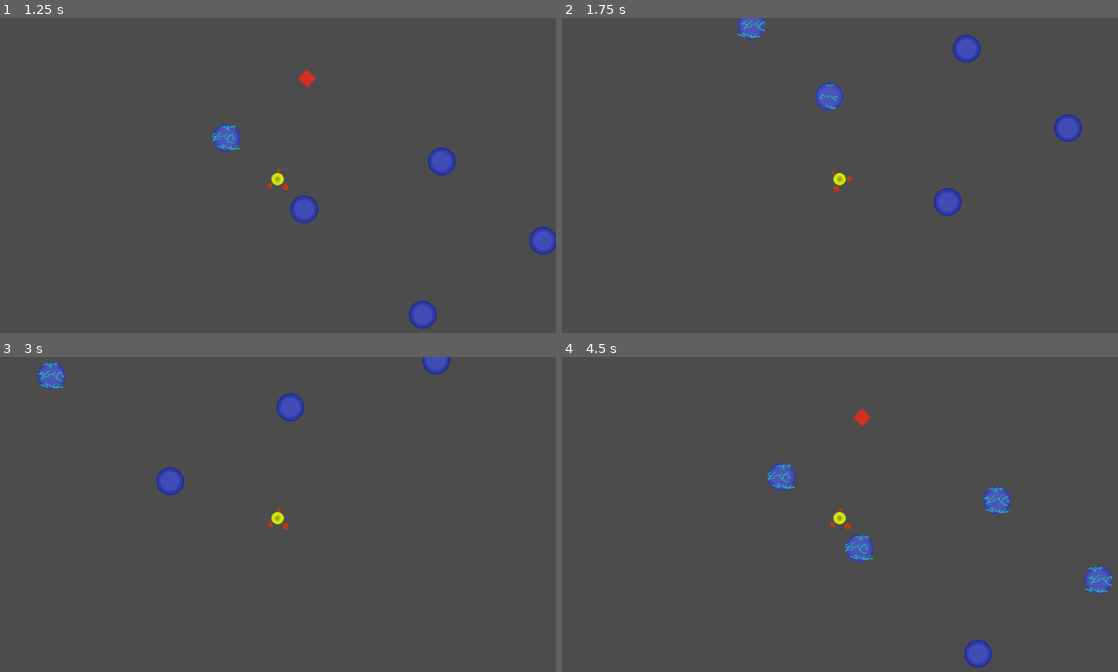
Above: before the commit, frames 1-4 (two rows, left to right).
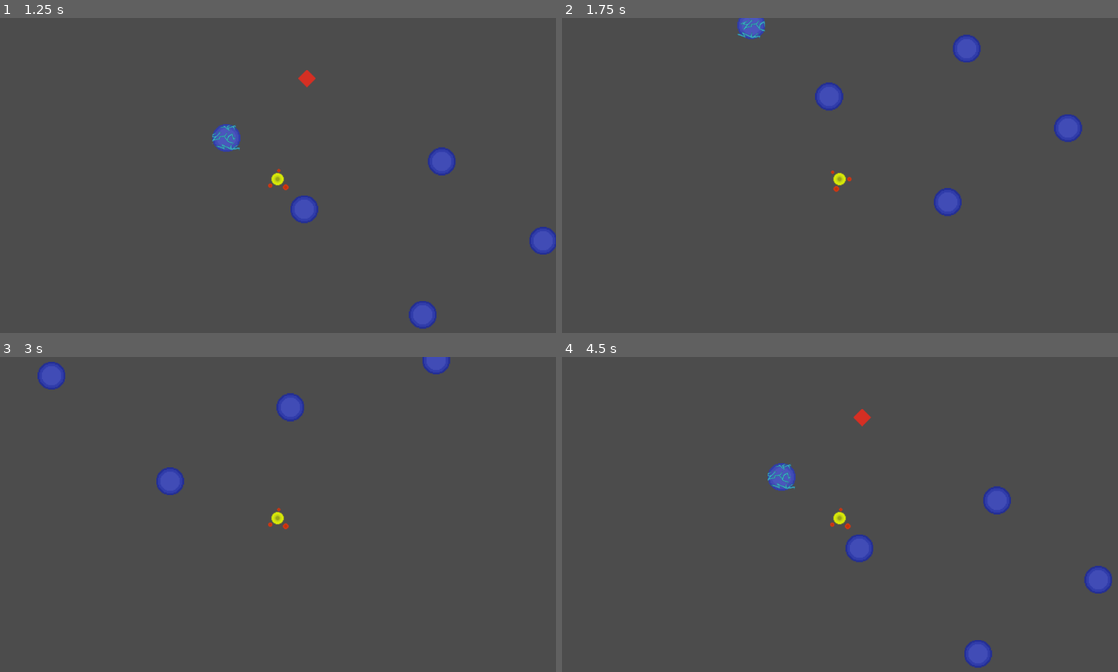
Above: after the commit, the same moments.

Repository: agusmao/connection
Game: Godot game, scene res://Levels/LevelTemplate.tscn
The game is run twice, just before and just after one commit, with the same random seed, the same clock (stepped at 60 frames per second) and the same inputs.
Inputs:
- Up to frame 1 (1.25 s): hold Right (ui_right) from 0.53 s (still down)
- Up to frame 2 (1.75 s): release Right (ui_right) at 1.28 s; hold Down (ui_down) from 1.28 s (still down)
- Up to frame 3 (3 s): release Down (ui_down) at 2.03 s; hold Right (ui_right) 2.03-2.78 s; hold Up (ui_up) from 2.78 s (still down)
- Up to frame 4 (4.5 s): release Up (ui_up) at 3.53 s; hold Left (ui_left) from 3.53 s (still down)

Frame 1 is identical in both runs. In frame 2, less than 0.1% of the frame differs, in the area x 46-50%, y 20-30%; in frame 3, 0.1%; in frame 4, 0.4%, in the area x 51-99%, y 41-75%.

Commit message:
Improving node state management

Diff:
--- a/Items/NormalNode.gd
+++ b/Items/NormalNode.gd
@@ -2,9 +2,8 @@
 
 var isConnected = false
 
-func _on_ConnectionNode_body_entered(body):
-	get_tree().call_group("GameController", "addConnection", self, ConnectionTypes.NORMAL)
-	isConnected = !isConnected
+func toggleConnection(toggle):
+	isConnected = toggle
 	if isConnected == true:
 		$AnimatedSprite.play("boot")
 		$BlipSound.play()
@@ -12,6 +11,8 @@
 		$AnimatedSprite.play("deactivating")
 		$Shutdown.play()
 
+func _on_ConnectionNode_body_entered(body):
+	get_tree().call_group("GameController", "addConnection", self, ConnectionTypes.NORMAL)
 
 func _on_AnimatedSprite_animation_finished() -> void:
 	if $AnimatedSprite.animation == "boot":
--- a/Levels/LevelTemplate.gd
+++ b/Levels/LevelTemplate.gd
@@ -6,7 +6,7 @@
 
 const CONECTION_COLOR = "b92121"
 
-const MAX_DISTANCE = 400
+const MAX_DISTANCE = 300
 
 var connected_nodes = []
 var playerIsConnected = false
@@ -23,6 +23,9 @@
 
 func _physics_process(delta):
 	if someConnectionCrossBlocker():
+		for i in range(0, connected_nodes.size()):
+			if connected_nodes[i].has_method("toggleConnection"):
+				connected_nodes[i].toggleConnection(false)
 		connected_nodes.clear()
 
 func someConnectionCrossBlocker():
@@ -61,17 +64,24 @@
 	if not connected_nodes.has(node):
 		connected_nodes.append(node)
 		playerIsConnected = true
+		if type == ConnectionTypes.NORMAL:
+			node.toggleConnection(true)
 	else:
 		# In case the player it is disconected, the player can reconect to node
 		# but ignore the nodes ahead of this one
 		if not playerIsConnected:
 			var nodePosition = connected_nodes.find(node, 0)
+			for i in range(nodePosition+1, connected_nodes.size()):
+				if connected_nodes[i].has_method("toggleConnection"):
+					connected_nodes[i].toggleConnection(false)
 			connected_nodes = connected_nodes.slice(0, nodePosition)
 			playerIsConnected = true
 		# this else remove if the player touches a already connected node, if
 		# it is the last one
 		elif connected_nodes[connected_nodes.size() - 1] == node:
 			connected_nodes.remove(connected_nodes.size() -1)
+			if node.has_method("toggleConnection"):
+				node.toggleConnection(false)
 
 func endGame():
 	# Calls the endgame UI
